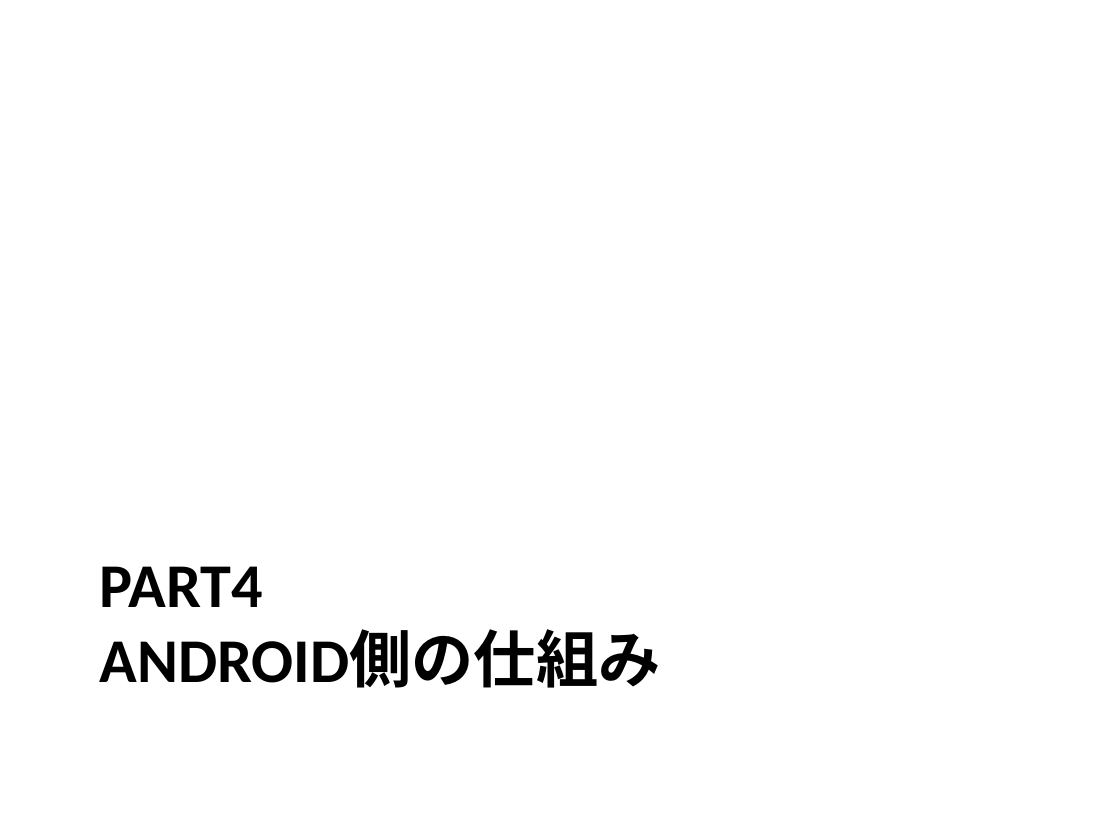
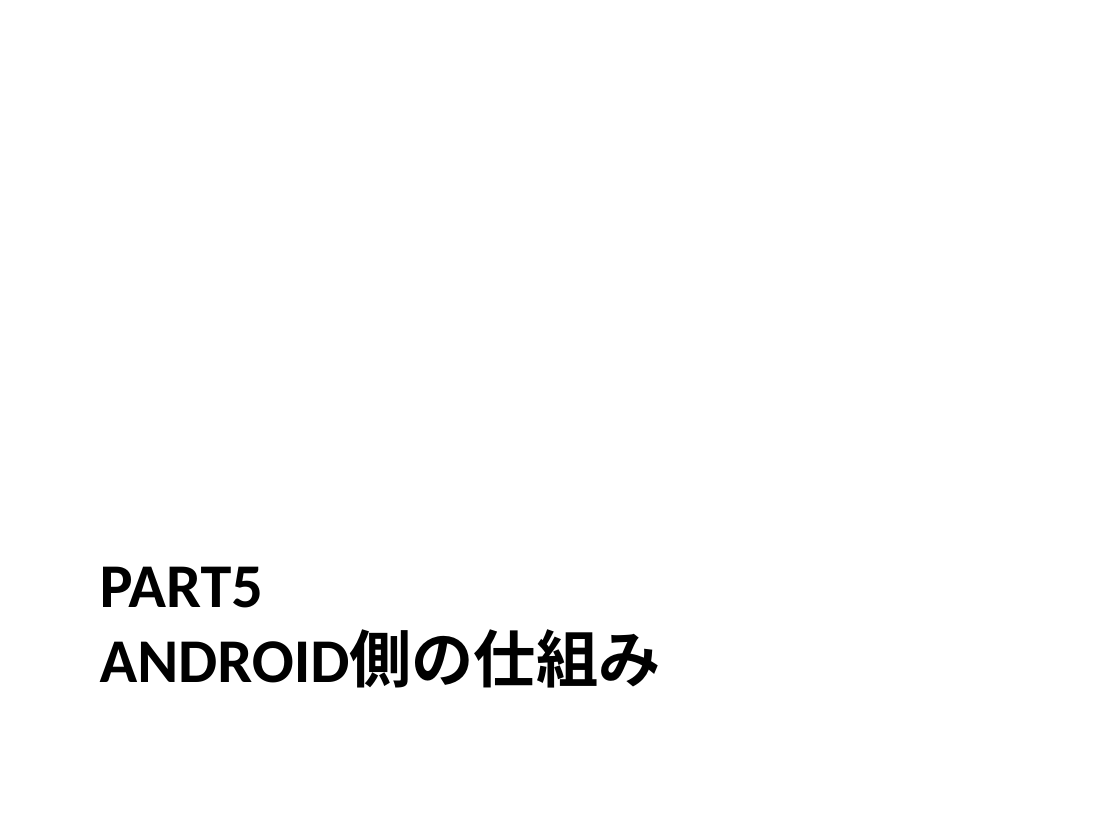
Before and after one commit to magoroku15/OpenAccessoryDemo, a slide deck: slide 41 of Doc/poorman's adk.pptx (slide 24 before the commit). Drawn at 1120x840 pixels with LibreOffice and Linux fonts; fonts in the diff are those of the drawing. Boxes give left, top, right and bottom in pixels: in the first picture for what was removed or moved away, otherwise in the second. Text is boxed around its words. In the diff, an @@ line names an element or a change of style, - is before the commit and + after.

```diff
--- a/Doc/poorman's adk.pptx
+++ b/Doc/poorman's adk.pptx
@@ title at [100,566,661,688]: text changed @@
-PART4
-ANDROID側の仕組み
+PART5
+ANDROID側の仕組み
```
Also in this commit, not shown: 3 other slides changed, 18 slides added.
